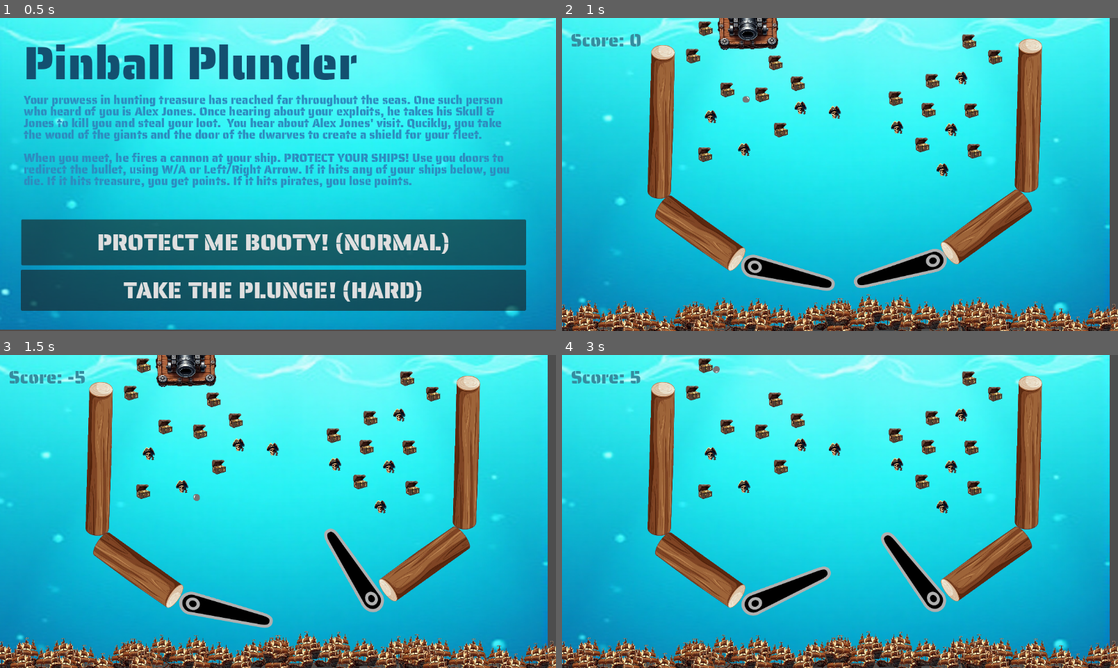
Above: before the commit, frames 1-4 (two rows, left to right).
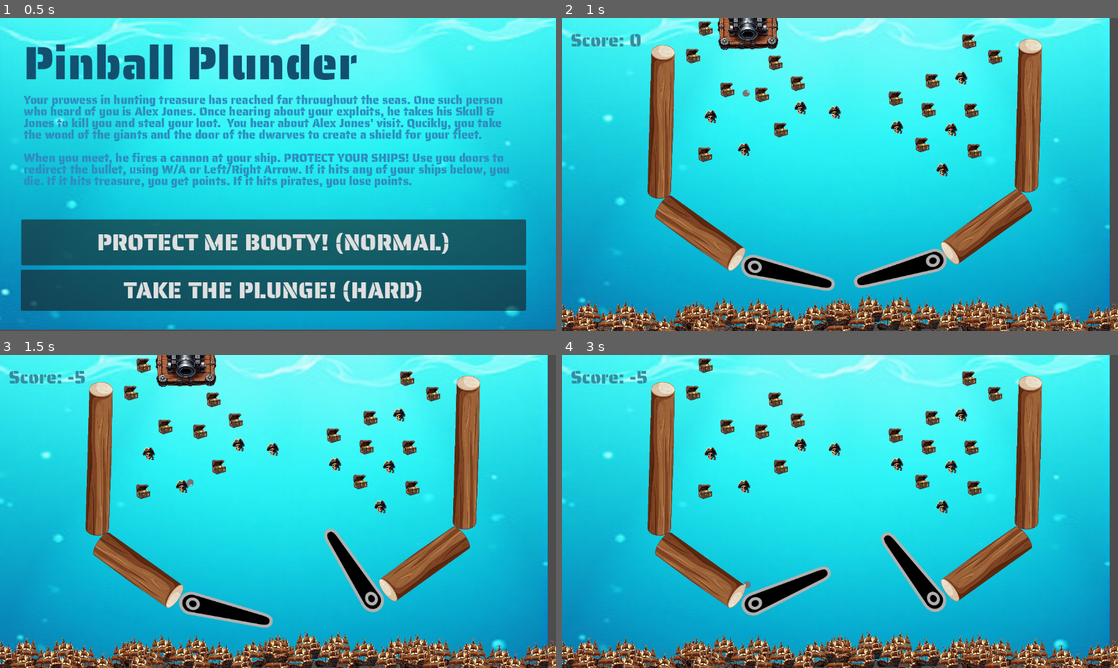
Above: after the commit, the same moments.

Repository: amodhakal/pinball-plunder
Game: Godot game, scene res://scenes/Title.tscn
Same seed, same stepped clock (60 frames per second), same inputs: the game is played once before the commit and once after it. Sound files missing from this copy of the repository are replaced by a short silence.
Inputs:
- Up to frame 1 (0.5 s): no input
- Up to frame 2 (1 s): click "PROTECT ME BOOTY! (NORMAL)" at 0.5 s
- Up to frame 3 (1.5 s): tap Enter at 1.25 s; hold D (flip_right) from 1.28 s (still down)
- Up to frame 4 (3 s): tap Space at 2 s; release D (flip_right) at 2.03 s; hold A (flip_left) 2.03-2.78 s; hold D (flip_right) from 2.78 s (still down)

Frame 1 is identical in both runs. In frame 2, less than 0.1% of the frame differs, in the area x 32-34%, y 22-28%; in frame 3, less than 0.1%; in frame 4, 0.2%, in the area x 1-47%, y 3-75%.

Commit message:
Fixed point system and added damping

Diff:
--- a/scenes/Defeat.tscn
+++ b/scenes/Defeat.tscn
@@ -13,7 +13,7 @@
 [sub_resource type="LabelSettings" id="LabelSettings_8hfqc"]
 line_spacing = -15.0
 font = ExtResource("3_covou")
-font_size = 72
+font_size = 52
 font_color = Color(0.209, 0.548839, 0.623197, 1)
 
 [node name="Defeat" type="Node2D"]
@@ -29,7 +29,7 @@
 offset_top = 83.0
 offset_right = 1151.0
 offset_bottom = 316.0
-text = "You lost"
+text = "You died"
 label_settings = SubResource("LabelSettings_jsg1h")
 horizontal_alignment = 1
 
@@ -44,11 +44,21 @@
 
 [node name="Play" type="Button" parent="."]
 offset_left = 314.0
-offset_top = 394.0
+offset_top = 351.0
 offset_right = 855.0
-offset_bottom = 498.0
+offset_bottom = 455.0
 theme_override_fonts/font = ExtResource("3_covou")
-theme_override_font_sizes/font_size = 60
+theme_override_font_sizes/font_size = 45
 text = "Restart Game"
 
+[node name="Button" type="Button" parent="."]
+offset_left = 313.0
+offset_top = 470.0
+offset_right = 857.0
+offset_bottom = 574.0
+theme_override_fonts/font = ExtResource("3_covou")
+theme_override_font_sizes/font_size = 45
+text = "Change difficulty"
+
 [connection signal="pressed" from="Play" to="." method="_on_play_pressed"]
+[connection signal="pressed" from="Button" to="." method="_on_button_pressed_home"]
--- a/scenes/Game.tscn
+++ b/scenes/Game.tscn
@@ -95,9 +95,11 @@
 mass = 0.5
 can_sleep = false
 linear_damp_mode = 1
-linear_damp = 0.5
+linear_damp = 2.0
+angular_damp_mode = 1
+angular_damp = 0.5
 script = SubResource("GDScript_qwqy3")
-speed = 20.0
+speed = 10.0
 metadata/name = "ball"
 
 [node name="CollisionShape2D" type="CollisionShape2D" parent="BallPhysics"]
@@ -111,7 +113,12 @@
 
 [node name="HardBallPhysics" type="RigidBody2D" parent="."]
 position = Vector2(338, 64)
+linear_damp_mode = 1
+linear_damp = 2.0
+angular_damp_mode = 1
+angular_damp = 0.5
 script = ExtResource("4_7v3x8")
+speed = 10.0
 
 [node name="CollisionShape2D" type="CollisionShape2D" parent="HardBallPhysics"]
 position = Vector2(397, 32)
--- a/scripts/defeat.gd
+++ b/scripts/defeat.gd
@@ -1,8 +1,10 @@
 extends Node2D
 
 @onready var PlayBtn = $Play
+@onready var HomeBtn = $Home
 @onready var PointsLabel = $Points
 var gameLvl = "res://scenes/Game.tscn"
+var titleLvl = "res://scenes/Title.tscn"
 
 func _ready() -> void:
 	AudioManager.play_defeat_music()
@@ -12,3 +14,8 @@
 	PointManager.resetPoints()
 	AudioManager.play_main_music()
 	get_tree().change_scene_to_file(gameLvl)
+
+
+func _on_button_pressed_home() -> void:
+	PointManager.resetPoints()
+	get_tree().change_scene_to_file(titleLvl)
--- a/scripts/pirate.gd
+++ b/scripts/pirate.gd
@@ -2,7 +2,7 @@
 
 
 func _on_area_2d_body_entered(body: Node2D) -> void:
-	if body.name != "BallPhysics":
+	if body.name != "BallPhysics" && body.name != "HardBallPhysics":
 		return
 
 	PointManager.removePiratePoints()
--- a/scripts/treasure.gd
+++ b/scripts/treasure.gd
@@ -2,7 +2,7 @@
 
 
 func _on_area_2d_body_entered(body: Node2D) -> void:
-	if body.name != "BallPhysics":
+	if body.name != "BallPhysics" && body.name != "HardBallPhysics":
 		return
 
 	PointManager.addCollisionPoints()
